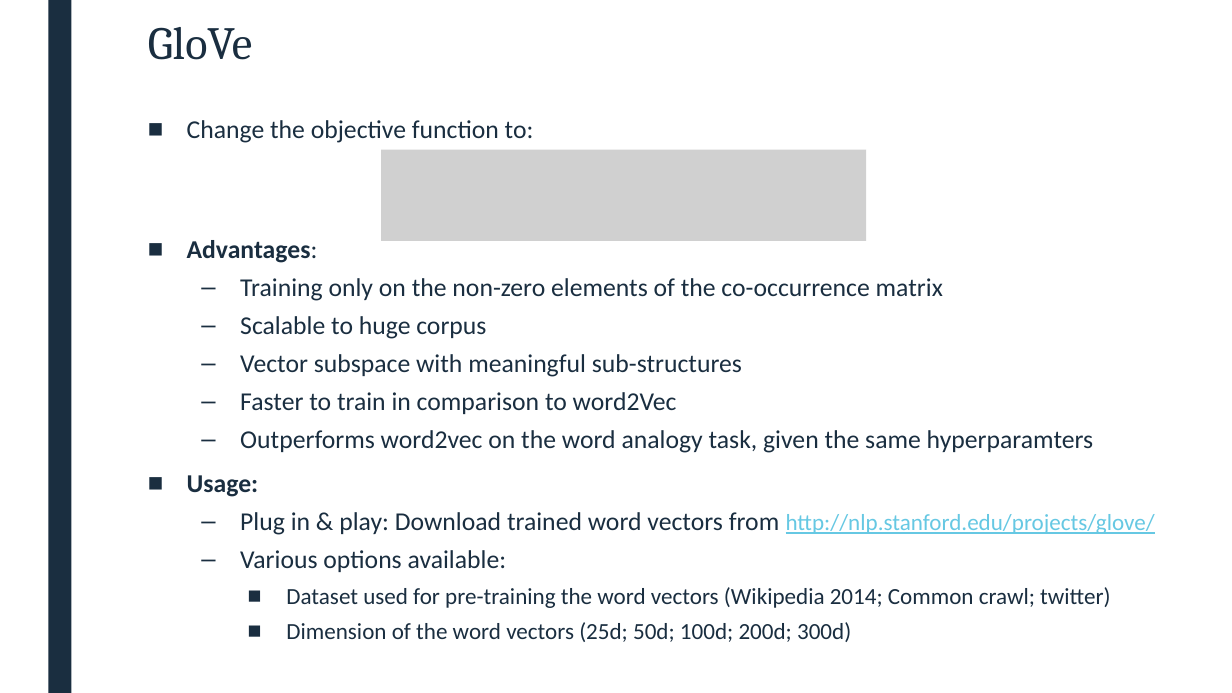
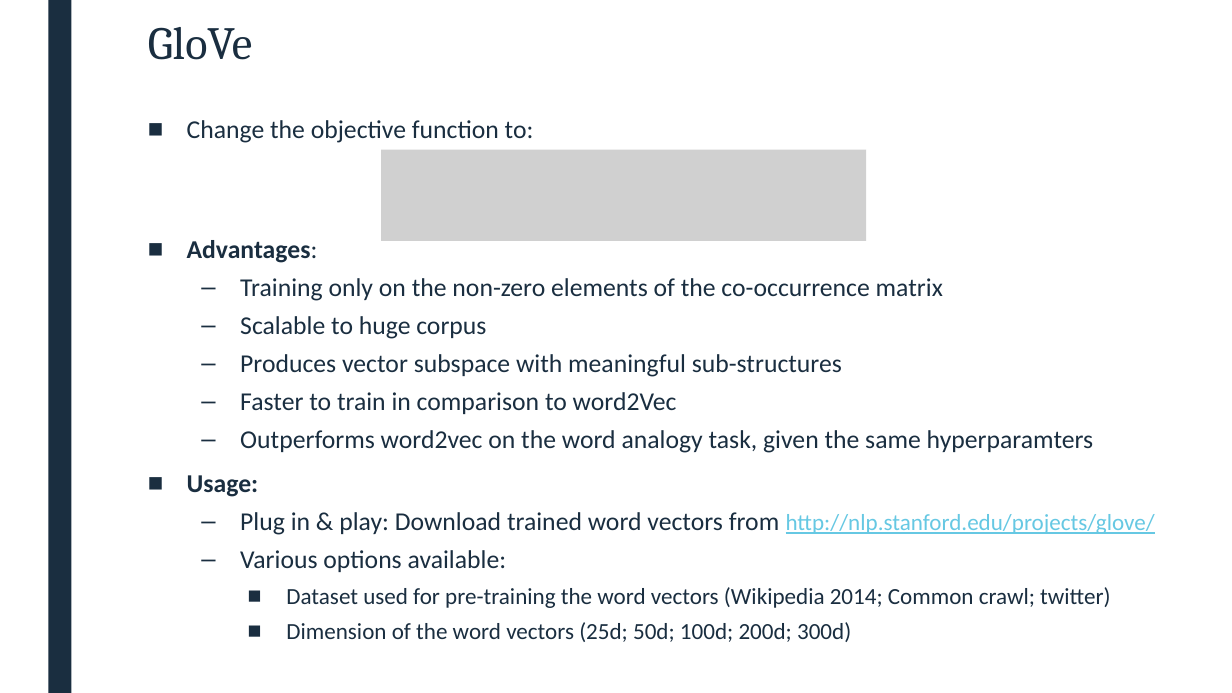
Before and after one commit to akashr050/EECS-597, a slide deck: slide 6 of GloVe_resource_report.pptx. Drawn at 1232x693 pixels with LibreOffice and Linux fonts; fonts in the diff are those of the drawing; grey boxes stand for pictures. Boxes give left, top, right and bottom in pixels: in the first picture for what was removed or moved away, otherwise in the second. Text is boxed around its words. In the diff, an @@ line names an element or a change of style, - is before the commit and + after.

```diff
--- a/GloVe_resource_report.pptx
+++ b/GloVe_resource_report.pptx
@@ text at [240, 354, 842, 377]: text changed @@
-  – Vector subspace with meaningful sub-structures
+  – Produces vector subspace with meaningful sub-structures
```
Also in this commit, not shown: 1 other slide changed, 1 slide added, 1 other file.
